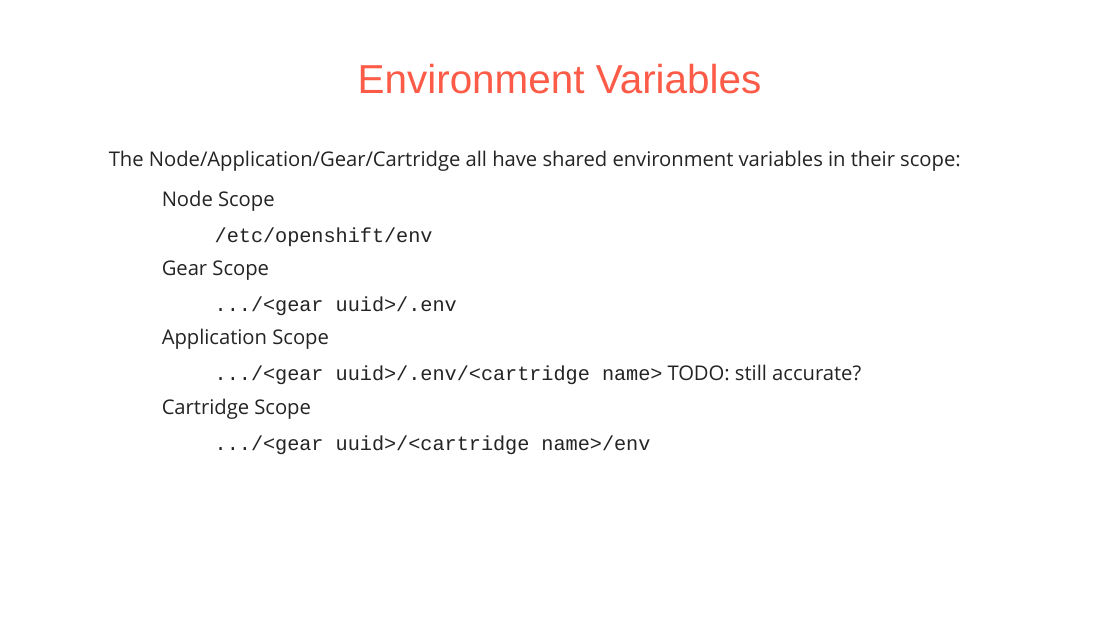
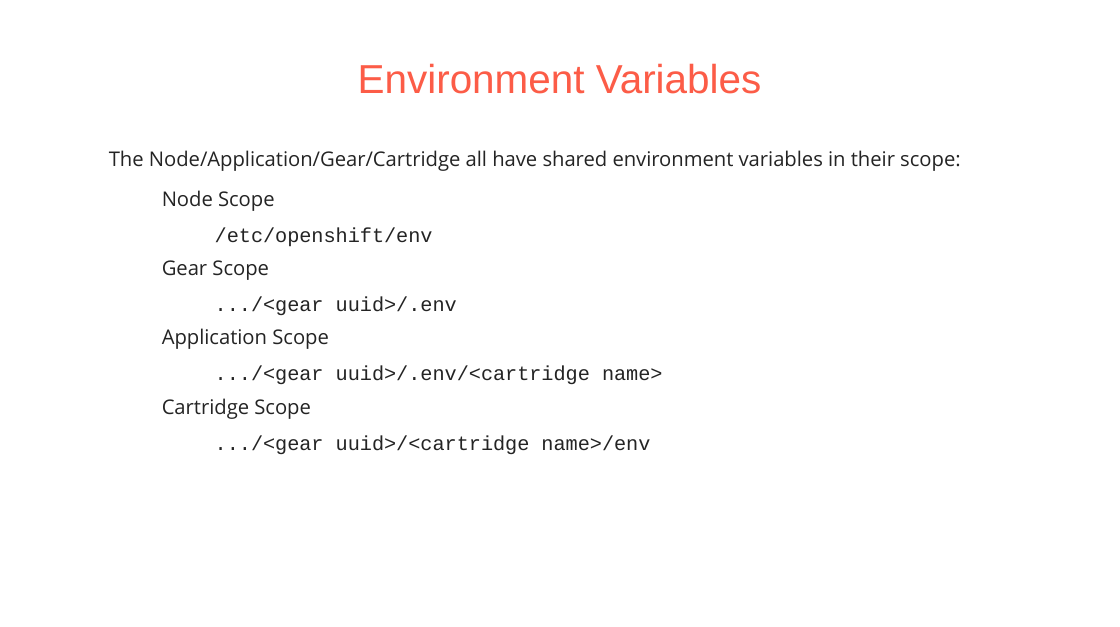
Before and after one commit to pmorie/presentations, a slide deck: slide 19 of devnation_openshift_cartridges.odp. Drawn at 1120x627 pixels with LibreOffice and Linux fonts; fonts in the diff are those of the drawing; background and template pictures are left out. Boxes give left, top, right and bottom in pixels: in the first picture for what was removed or moved away, otherwise in the second. Text is boxed around its words. In the diff, an @@ line names an element or a change of style, - is before the commit and + after.

```diff
--- a/devnation_openshift_cartridges.odp
+++ b/devnation_openshift_cartridges.odp
@@ text at (215,366,663,384): text changed @@
-    ● .../<gear uuid>/.env/<cartridge name> TODO: still accurate?
+    ● .../<gear uuid>/.env/<cartridge name>
```
Also in this commit, not shown: 13 other slides changed.
